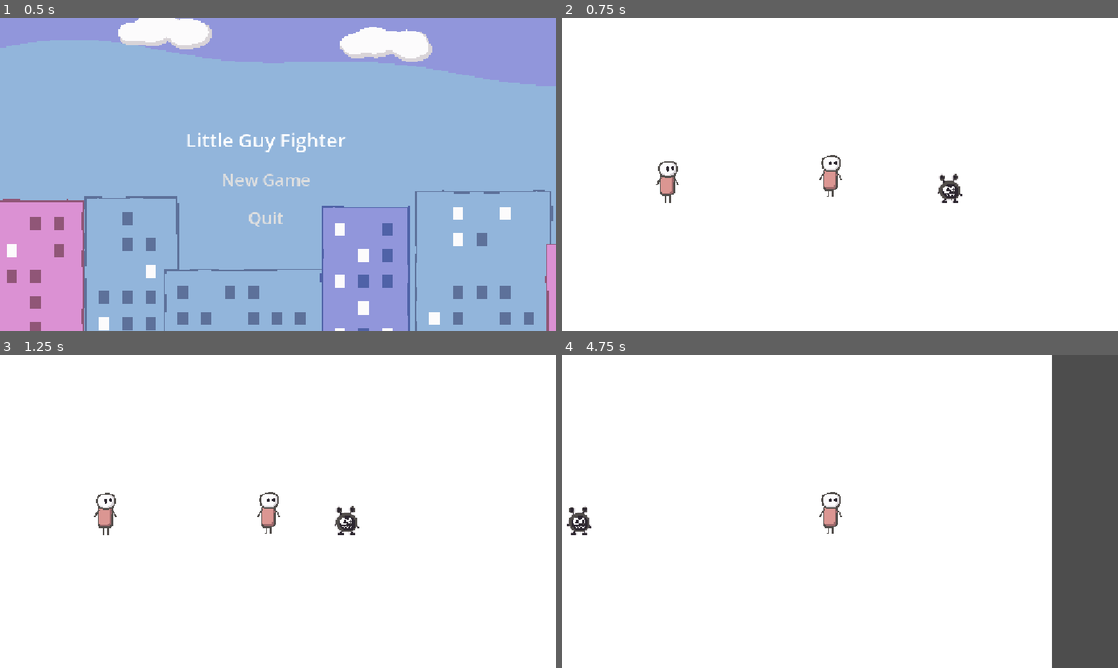
Above: before the commit, frames 1-4 (two rows, left to right).
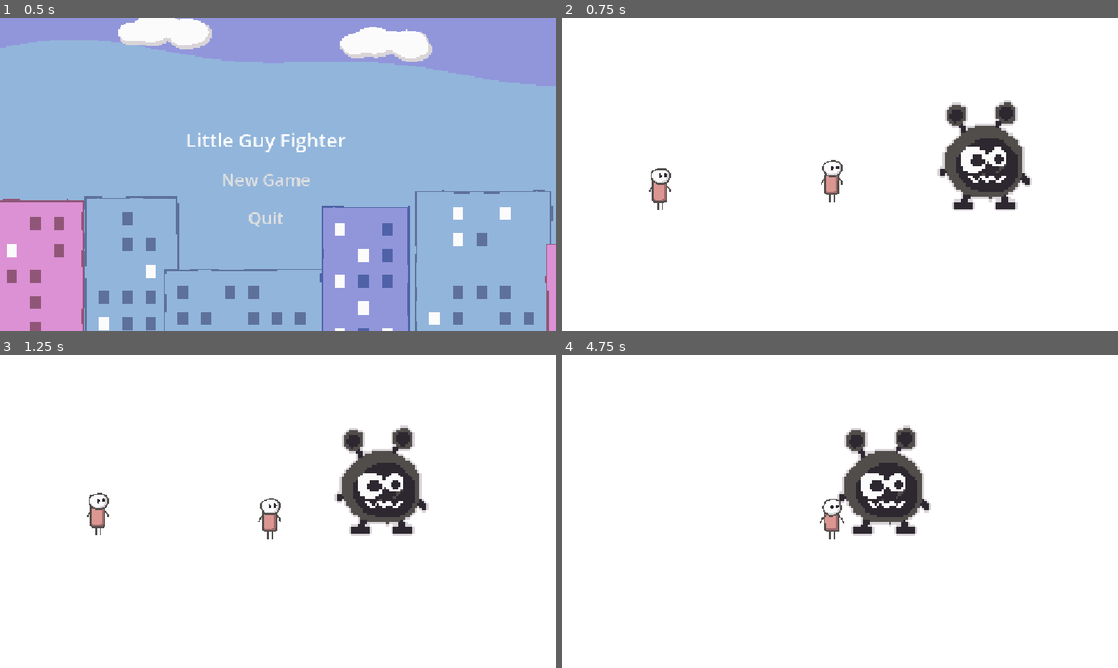
Above: after the commit, the same moments.

Repository: mitchglitchisdabestg/Little-guy-fighter
Game: Godot game, scene res://Scenes/UI/main_menu.tscn
Two runs of this game, one before a commit and one after it. Both use one fixed random seed, a clock stepped at 60 frames per second and the inputs below.
Inputs (mouse positions are in pixels of both pictures, inside the frame that each line leads up to):
- Up to frame 1 (0.5 s): no input
- Up to frame 2 (0.75 s): click "New Game" at 0.5 s
- Up to frame 3 (1.25 s): no input
- Up to frame 4 (4.75 s): move the mouse to (962, 495) at 1.27 s; hold D (Right) 1.28-2.78 s; tap Space (Jump) at 1.52, 2.27, 3.77, 4.52 s; move the mouse to (728, 527) at 2.02 s; move the mouse to (895, 442) at 2.77 s; hold A (Left) 2.78-3.53 s; move the mouse to (812, 574) at 3.52 s; hold D (Right) from 3.53 s (still down); move the mouse to (1006, 558) at 4.27 s

Frame 1 is identical in both runs. In frame 2, 4.3% of the frame differs, in the area x 15-85%, y 26-62%; in frame 3, 4.3%; in frame 4, 16%, in the area x 0-100%, y 0-100%.

Commit message:
added better idle animaition

Diff:
--- a/little-guy-st/Scenes/Enemys/smudge.tscn
+++ b/little-guy-st/Scenes/Enemys/smudge.tscn
@@ -18,31 +18,37 @@
 }]
 
 [sub_resource type="CapsuleShape2D" id="CapsuleShape2D_7gb75"]
-radius = 18.0
-height = 36.0
+radius = 78.666664
+height = 162.66667
 
 [sub_resource type="RectangleShape2D" id="RectangleShape2D_pp5cw"]
-size = Vector2(27, 9)
+size = Vector2(42.833336, 21.833328)
 
 [node name="Sludge" type="Node2D" unique_id=421876324]
 
 [node name="AnimatedSprite2D" type="AnimatedSprite2D" parent="." unique_id=1172457874]
-position = Vector2(24, 23)
+position = Vector2(90.359985, 91.23998)
+scale = Vector2(3.7599993, 3.7599993)
 sprite_frames = SubResource("SpriteFrames_pp5cw")
 animation = &"Placeholder"
 autoplay = "Placeholder"
 
 [node name="StaticBody2D" type="StaticBody2D" parent="." unique_id=1476181021]
+position = Vector2(79.359985, 111.24)
+scale = Vector2(0.564, 0.564)
 collision_layer = 2
 
 [node name="CollisionShape2D" type="CollisionShape2D" parent="StaticBody2D" unique_id=834179141]
-position = Vector2(24, 26)
+position = Vector2(20.638325, -2.198574)
+scale = Vector2(1.5, 1.5)
 shape = SubResource("CapsuleShape2D_7gb75")
 
 [node name="CollisionShape2D2" type="CollisionShape2D" parent="StaticBody2D" unique_id=1152609822]
-position = Vector2(24.5, 42.5)
+position = Vector2(-37.872314, 102.41132)
+scale = Vector2(1.5, 1.5)
 shape = SubResource("RectangleShape2D_pp5cw")
 
 [node name="CollisionShape2D3" type="CollisionShape2D" parent="StaticBody2D" unique_id=398697456]
-position = Vector2(23, 6)
+position = Vector2(82.69507, 104.1844)
+scale = Vector2(1.5, 1.5)
 shape = SubResource("RectangleShape2D_pp5cw")
--- a/little-guy-st/Scenes/Player/player.tscn
+++ b/little-guy-st/Scenes/Player/player.tscn
@@ -1,17 +1,68 @@
 [gd_scene format=3 uid="uid://kt33apddjbb0"]
 
 [ext_resource type="Script" uid="uid://d8dy8y246ms2" path="res://Scripts/Player.gd" id="1_uvnfx"]
-[ext_resource type="Texture2D" uid="uid://bdmekj62vuxhg" path="res://Assets/Player/placeholder.png" id="2_a3d8c"]
+[ext_resource type="Texture2D" uid="uid://drr85vau1djql" path="res://Assets/little_guy_pack/player.png" id="2_a3d8c"]
 
 [sub_resource type="AtlasTexture" id="AtlasTexture_xpcdj"]
 atlas = ExtResource("2_a3d8c")
-region = Rect2(0, 0, 68, 111)
+region = Rect2(0, 0, 64, 96)
+
+[sub_resource type="AtlasTexture" id="AtlasTexture_mtuoh"]
+atlas = ExtResource("2_a3d8c")
+region = Rect2(64, 0, 64, 96)
+
+[sub_resource type="AtlasTexture" id="AtlasTexture_htcer"]
+atlas = ExtResource("2_a3d8c")
+region = Rect2(128, 0, 64, 96)
+
+[sub_resource type="AtlasTexture" id="AtlasTexture_dd0ac"]
+atlas = ExtResource("2_a3d8c")
+region = Rect2(192, 0, 64, 96)
+
+[sub_resource type="AtlasTexture" id="AtlasTexture_0u5uq"]
+atlas = ExtResource("2_a3d8c")
+region = Rect2(256, 0, 64, 96)
+
+[sub_resource type="AtlasTexture" id="AtlasTexture_jlvik"]
+atlas = ExtResource("2_a3d8c")
+region = Rect2(320, 0, 64, 96)
+
+[sub_resource type="AtlasTexture" id="AtlasTexture_a3d8c"]
+atlas = ExtResource("2_a3d8c")
+region = Rect2(0, 96, 64, 96)
+
+[sub_resource type="AtlasTexture" id="AtlasTexture_gk6dx"]
+atlas = ExtResource("2_a3d8c")
+region = Rect2(64, 96, 64, 96)
+
+[sub_resource type="AtlasTexture" id="AtlasTexture_jhyir"]
+atlas = ExtResource("2_a3d8c")
+region = Rect2(128, 96, 64, 96)
+
+[sub_resource type="AtlasTexture" id="AtlasTexture_74mp2"]
+atlas = ExtResource("2_a3d8c")
+region = Rect2(192, 96, 64, 96)
 
 [sub_resource type="SpriteFrames" id="SpriteFrames_pp5cw"]
 animations = [{
 "frames": [{
 "duration": 1.0,
 "texture": SubResource("AtlasTexture_xpcdj")
+}, {
+"duration": 1.0,
+"texture": SubResource("AtlasTexture_mtuoh")
+}, {
+"duration": 1.0,
+"texture": SubResource("AtlasTexture_htcer")
+}, {
+"duration": 1.0,
+"texture": SubResource("AtlasTexture_dd0ac")
+}, {
+"duration": 1.0,
+"texture": SubResource("AtlasTexture_0u5uq")
+}, {
+"duration": 1.0,
+"texture": SubResource("AtlasTexture_jlvik")
 }],
 "loop": 1,
 "name": &"Idle",
@@ -20,6 +71,23 @@
 "frames": [],
 "loop": 1,
 "name": &"Placeholder",
+"speed": 5.0
+}, {
+"frames": [{
+"duration": 1.0,
+"texture": SubResource("AtlasTexture_a3d8c")
+}, {
+"duration": 1.0,
+"texture": SubResource("AtlasTexture_gk6dx")
+}, {
+"duration": 1.0,
+"texture": SubResource("AtlasTexture_jhyir")
+}, {
+"duration": 1.0,
+"texture": SubResource("AtlasTexture_74mp2")
+}],
+"loop": 1,
+"name": &"WalkRight",
 "speed": 5.0
 }]
 
@@ -32,9 +100,9 @@
 [node name="AnimatedSprite2D" type="AnimatedSprite2D" parent="." unique_id=1463377531]
 position = Vector2(2, -41)
 sprite_frames = SubResource("SpriteFrames_pp5cw")
-animation = &"Idle"
+animation = &"WalkRight"
 autoplay = "Idle"
-frame_progress = 0.95542276
+frame_progress = 0.44070947
 
 [node name="CollisionShape2D" type="CollisionShape2D" parent="." unique_id=2047518211]
 position = Vector2(0, -34)
--- a/little-guy-st/Scenes/World/world.tscn
+++ b/little-guy-st/Scenes/World/world.tscn
@@ -36,7 +36,7 @@
 "times": PackedFloat32Array(0, 1.9666667, 4),
 "transitions": PackedFloat32Array(0.6155722, 1.0717732, 1.7411005),
 "update": 0,
-"values": [Vector2(175, -47), Vector2(-9, -47), Vector2(175, -47)]
+"values": [Vector2(175, -180), Vector2(-9, -180), Vector2(175, -180)]
 }
 
 [sub_resource type="AnimationLibrary" id="AnimationLibrary_l1hd3"]
@@ -48,10 +48,10 @@
 [node name="World" type="Node2D" unique_id=1436687875]
 
 [node name="ColorRect" type="ColorRect" parent="." unique_id=259608694]
-offset_left = -958.0
-offset_top = -596.0
-offset_right = -918.0
-offset_bottom = -556.0
+offset_left = -997.0
+offset_top = -595.0
+offset_right = -957.0
+offset_bottom = -555.0
 scale = Vector2(47.778996, 26.772243)
 
 [node name="Floor boundray" type="StaticBody2D" parent="." unique_id=1443762833]
@@ -75,7 +75,7 @@
 autoplay = &"Walk test"
 
 [node name="Player" parent="." unique_id=862921158 instance=ExtResource("1_t1gg8")]
-position = Vector2(-15, -19)
+position = Vector2(-3, -30)
 collision_mask = 3
 
 [node name="Pause Menu" parent="Player" unique_id=1368006392 instance=ExtResource("2_3rhlx")]
